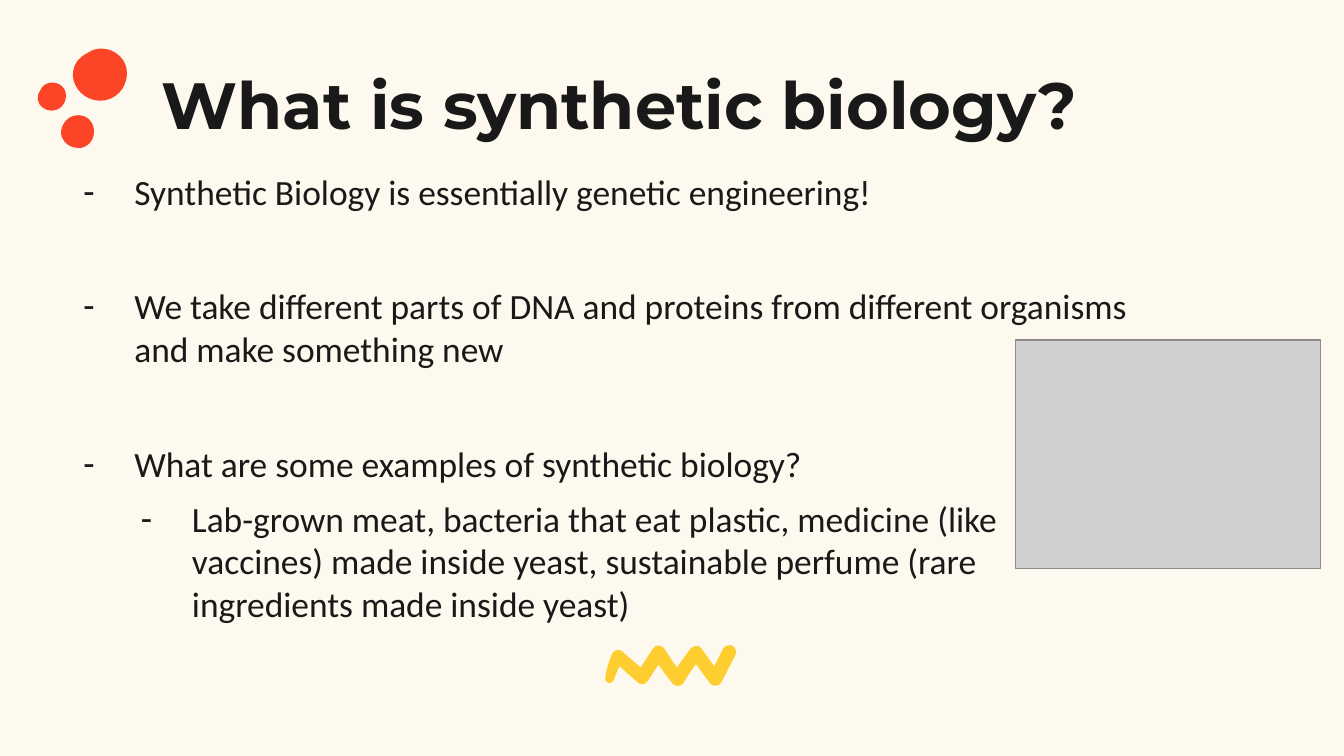
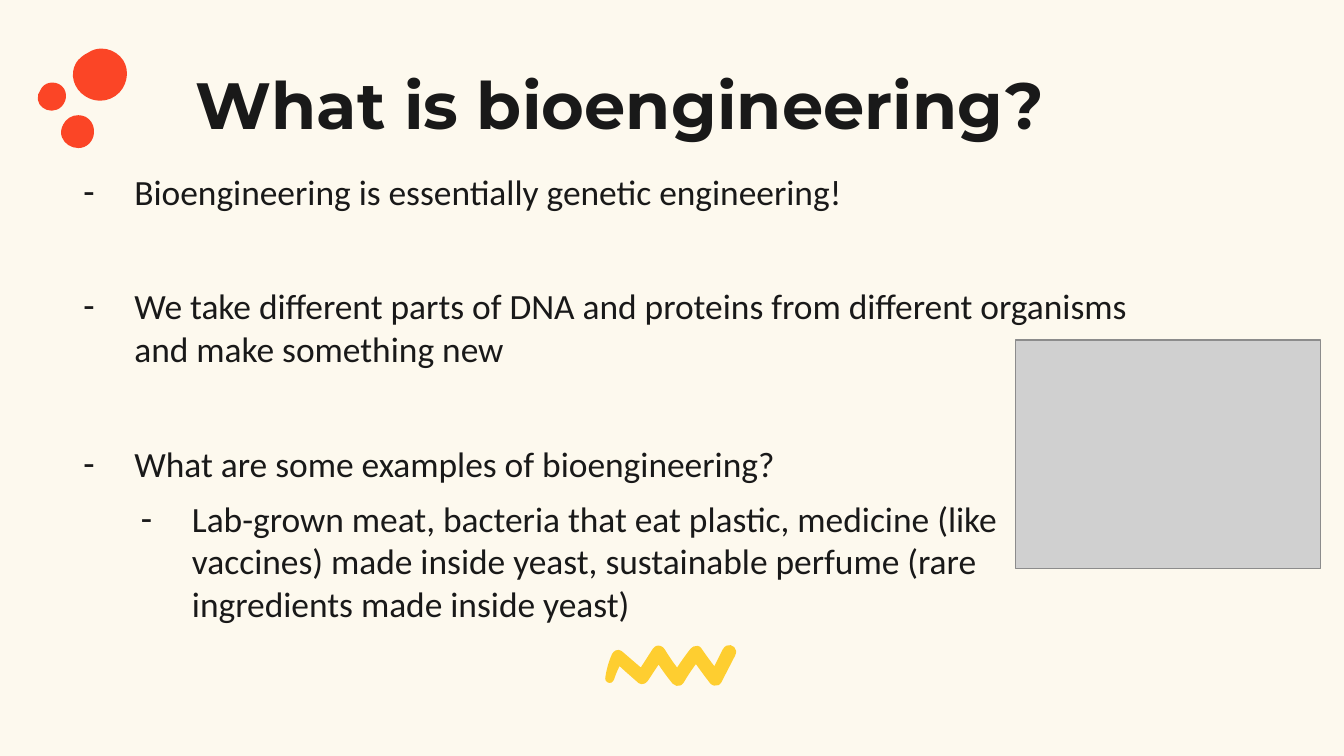
Before and after one commit to genehackers-education/genehackers-education.github.io, a slide deck: slide 3 of downloads/Lesson_1_Intro.pptx. Drawn at 1344x756 pixels with LibreOffice and Linux fonts; fonts in the diff are those of the drawing; grey boxes stand for pictures. Boxes give left, top, right and bottom in pixels: in the first picture for what was removed or moved away, otherwise in the second. Text is boxed around its words. In the diff, an @@ line names an element or a change of style, - is before the commit and + after.

```diff
--- a/downloads/Lesson_1_Intro.pptx
+++ b/downloads/Lesson_1_Intro.pptx
@@ title at (196, 77, 1044, 143): text changed @@
-What is synthetic biology?
+What is bioengineering?
@@ text at (134, 180, 841, 211): text changed @@
-– Synthetic Biology is essentially genetic engineering!
+– Bioengineering is essentially genetic engineering!
@@ text at (134, 452, 774, 483): text changed @@
-– What are some examples of synthetic biology?
+– What are some examples of bioengineering?
```
Also in this commit, not shown: 2 other slides changed, 28 other files.
